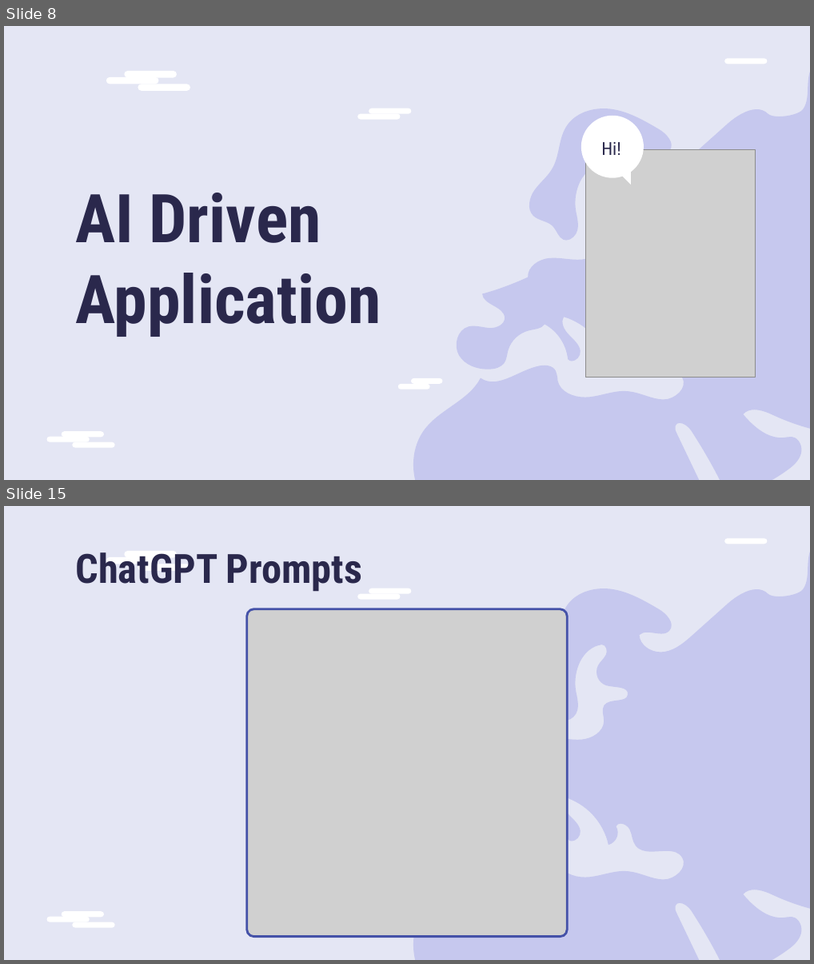
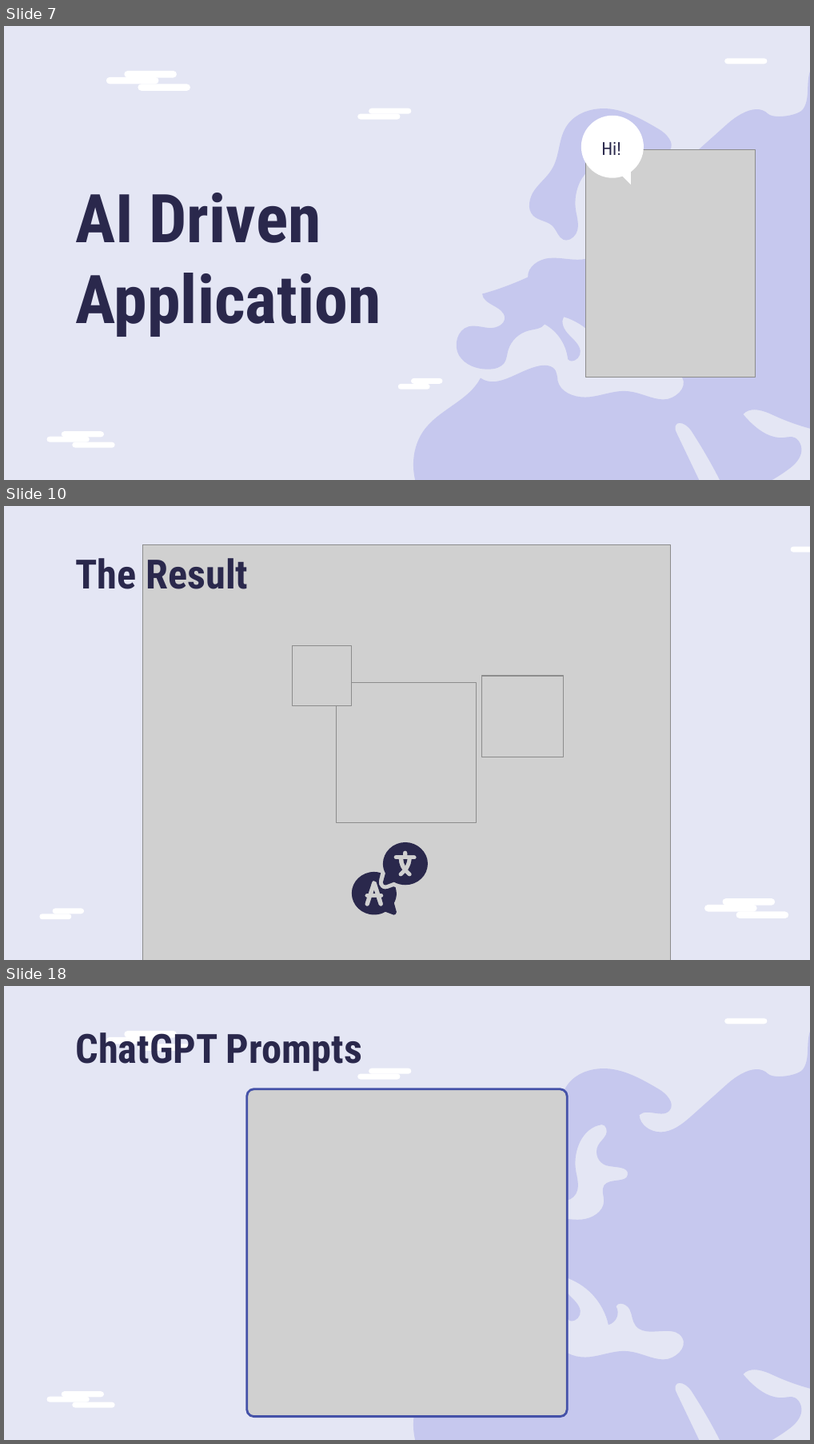
Before and after one commit to Roman-G-579/GPTalk, a slide deck: Capstone Project Phase A 24-1-D-11.pptx. Shown one above the other, each under a label of ours: slides 8 and 15 before the commit, slides 7, 10 and 18 after it; the slides between them are not shown. The pictures are 814x964 and 814x1444 pixels, drawn with LibreOffice and Linux fonts; fonts in the diff are those of the drawing; grey boxes stand for pictures. Boxes give left, top, right and bottom in pixels: in the first picture for what was removed or moved away, otherwise in the second. Text is boxed around its words. In the diff, an @@ line names an element or a change of style, - is before the commit and + after.

```diff
--- a/Capstone Project Phase A 24-1-D-11.pptx
+++ b/Capstone Project Phase A 24-1-D-11.pptx
@@ slide 10 added at (x1=4, y1=506, x2=810, y2=960), background #E4E6F4 @@
@@ picture added at (x1=142, y1=544, x2=671, y2=960) @@
@@ title added at (x1=75, y1=558, x2=248, y2=589), 36 pt, text #2A284C, bold @@
+The Result
@@ picture added at (x1=293, y1=645, x2=352, y2=706) @@
@@ picture added at (x1=336, y1=683, x2=477, y2=823) @@
@@ picture added at (x1=482, y1=676, x2=564, y2=756) @@
@@ group added at (x1=351, y1=842, x2=428, y2=914): 4 freeform shapes @@
@@ group added at (x1=38, y1=546, x2=810, y2=919): 6 freeform shapes @@
@@ what was slide 8 is now slide 7 @@
@@ what was slide 15 is now slide 18 @@
```
Also in this commit, not shown: 7 slides changed, 7 other slides added, 5 slides removed.
